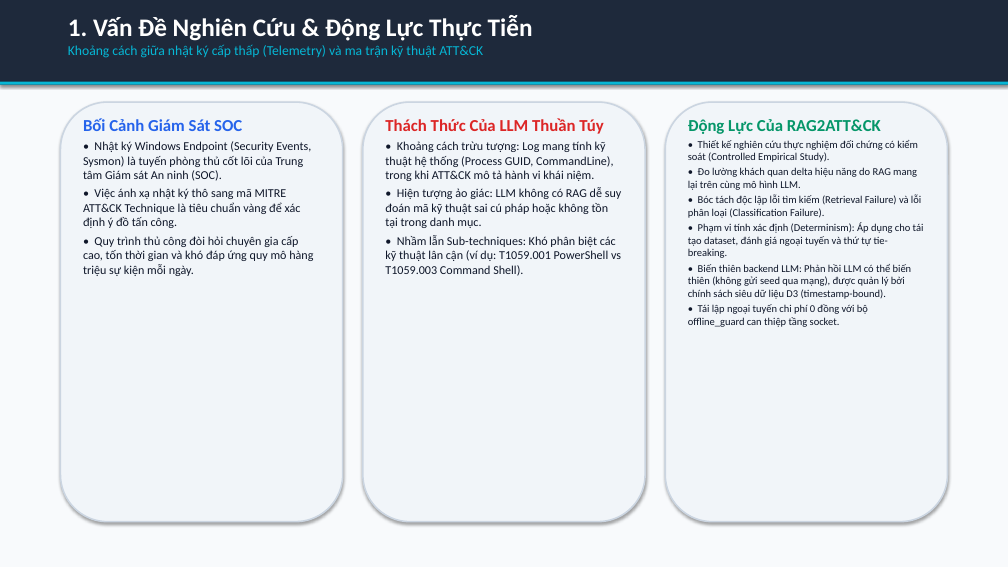
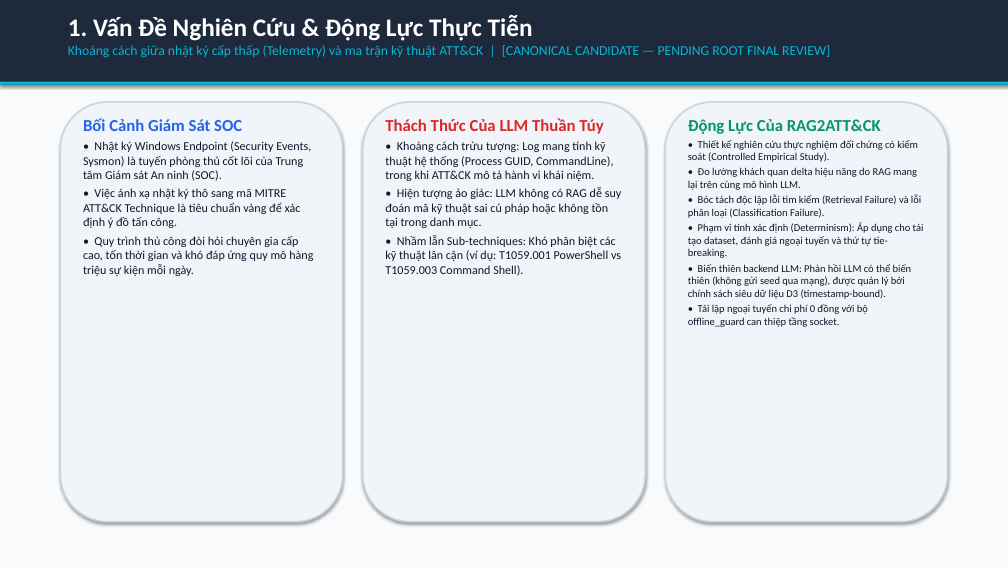
Before and after one commit to habachcp6/RAG2ATTCK, a slide deck: slide 2 of docs/presentation/slides.pptx. Drawn at 1008x567 pixels with LibreOffice and Linux fonts; fonts in the diff are those of the drawing. Boxes give left, top, right and bottom in pixels: in the first picture for what was removed or moved away, otherwise in the second. Text is boxed around its words. In the diff, an @@ line names an element or a change of style, - is before the commit and + after.

```diff
--- a/docs/presentation/slides.pptx
+++ b/docs/presentation/slides.pptx
@@ text at [68, 45, 830, 58]: text changed @@
-Khoảng cách giữa nhật ký cấp thấp (Telemetry) và ma trận kỹ thuật ATT&CK
+Khoảng cách giữa nhật ký cấp thấp (Telemetry) và ma trận kỹ thuật ATT&CK | [CANONICAL CANDIDATE — PENDING ROOT FINAL REVIEW]
```
Also in this commit, not shown: 11 other slides changed, 23 other files.
